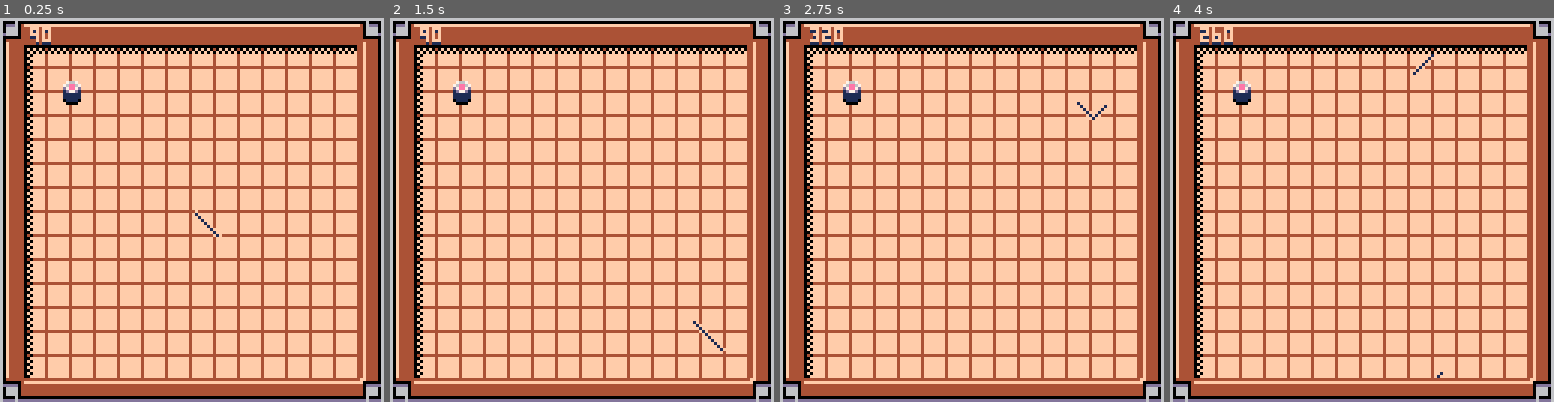
Above: before the commit, frames 1-4 (left to right).
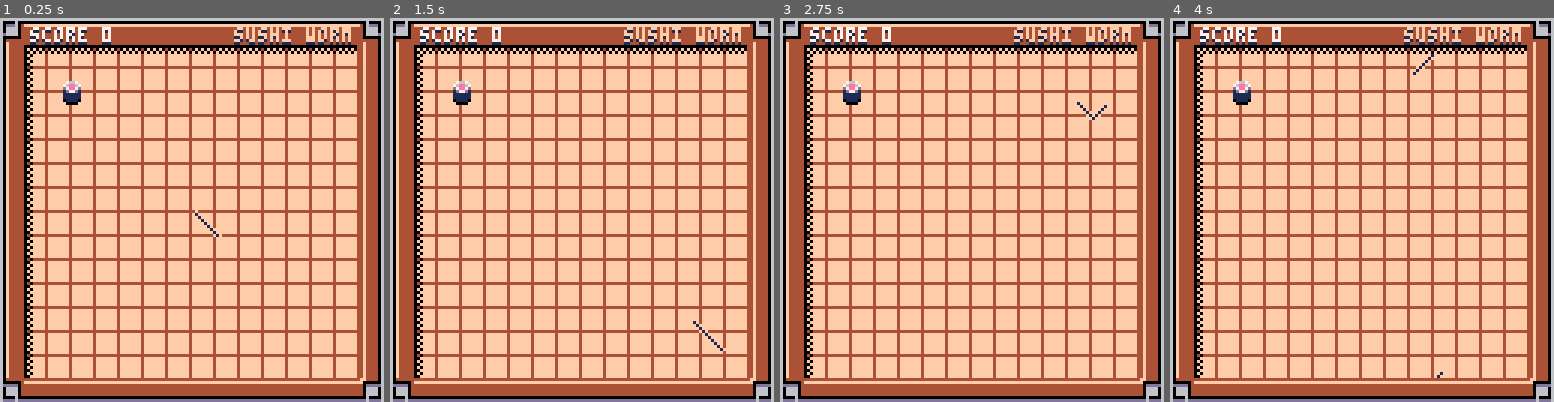
Above: after the commit, the same moments.

Repository: peippo/pico-8
Game: PICO-8 cartridge sushi-worm/sushi_worm.p8
Two runs of this game, one before a commit and one after it. Both use one fixed random seed, a clock stepped at 60 frames per second and the inputs below.
Inputs:
- Up to frame 1 (0.25 s): no input
- Up to frame 2 (1.5 s): no input
- Up to frame 3 (2.75 s): hold Right 1.6-2.1 s; hold Right from 2.47 s (still down)
- Up to frame 4 (4 s): release Right at 3.03 s; hold Left 3.08-3.58 s

The runs differ from the first frame. In frame 1, 1.4% of the frame differs, in the area x 7-92%, y 2-8%; in frame 2, 1.4%; in frame 3, 1.4%; in frame 4, 1.4%.

Commit message:
Add score counter

Diff:
--- a/sushi-worm/src/0.init.lua
+++ b/sushi-worm/src/0.init.lua
@@ -3,6 +3,7 @@
 function _init()
     worm = init_worm()
     sushi = init_sushi()
+    score = 0
 end
 
 function _update()
@@ -33,7 +34,8 @@
     line(119,9,119,119,4)
     line(8,9,8,119,0)
 
-    -- debug info
-    print(worm.dir, 10, 4, 1)
-    print(worm.dir, 10, 3, 15)
+    print("sushi worm", 78, 4, 1)
+    print("sushi worm", 78, 3, 15)
+    print("score " .. score, 10, 4, 1)
+    print("score " .. score, 10, 3, 7)
 end
--- a/sushi-worm/src/2.sushi.lua
+++ b/sushi-worm/src/2.sushi.lua
@@ -23,7 +23,8 @@
             self.x = pos.x
             self.y = pos.y
 
-            worm.length+=5
+            worm.length+=10
+            score+=1
         end
 
     }
--- a/sushi-worm/sushi_worm.p8
+++ b/sushi-worm/sushi_worm.p8
@@ -6,6 +6,7 @@
 function _init()
     worm = init_worm()
     sushi = init_sushi()
+    score = 0
 end
 
 function _update()
@@ -36,9 +37,10 @@
     line(119,9,119,119,4)
     line(8,9,8,119,0)
 
-    -- debug info
-    print(worm.dir, 10, 4, 1)
-    print(worm.dir, 10, 3, 15)
+    print("sushi worm", 78, 4, 1)
+    print("sushi worm", 78, 3, 15)
+    print("score " .. score, 10, 4, 1)
+    print("score " .. score, 10, 3, 7)
 end
 -->8
 -- worm
@@ -149,7 +151,8 @@
             self.x = pos.x
             self.y = pos.y
 
-            worm.length+=5
+            worm.length+=10
+            score+=1
         end
 
     }
